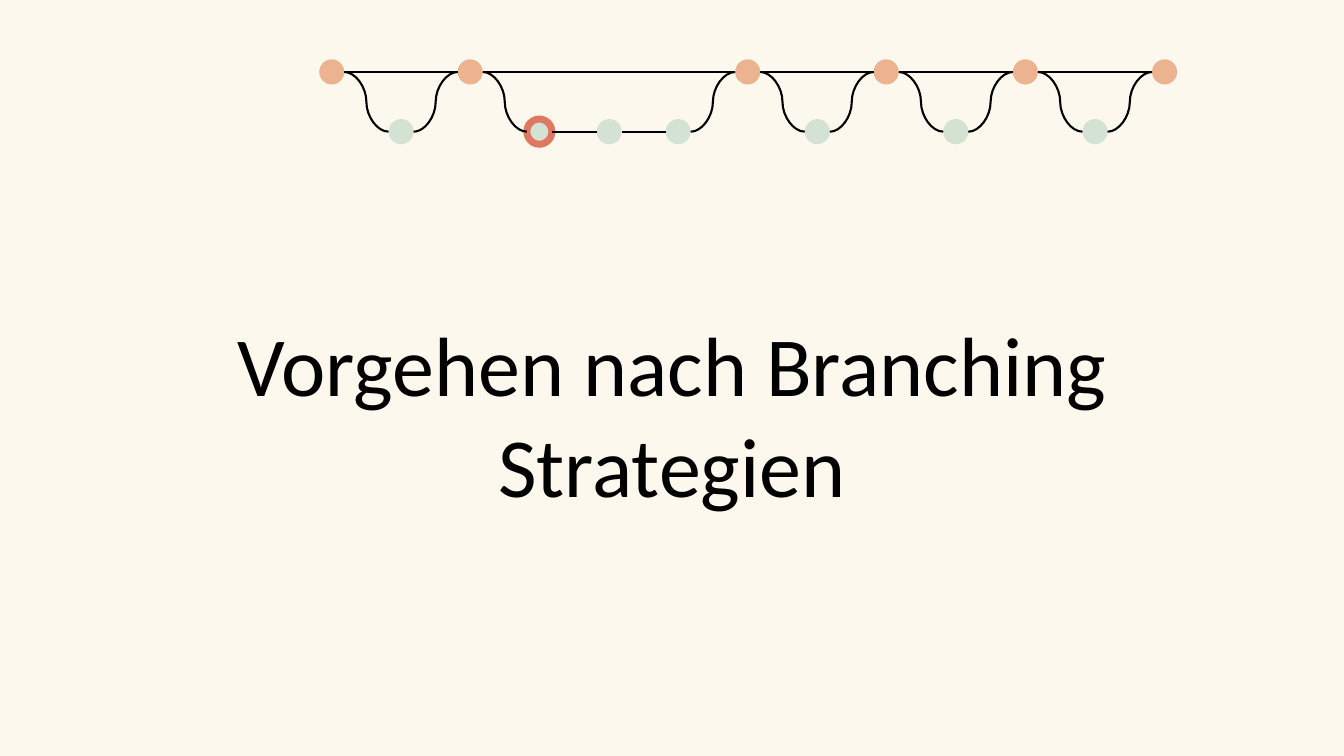
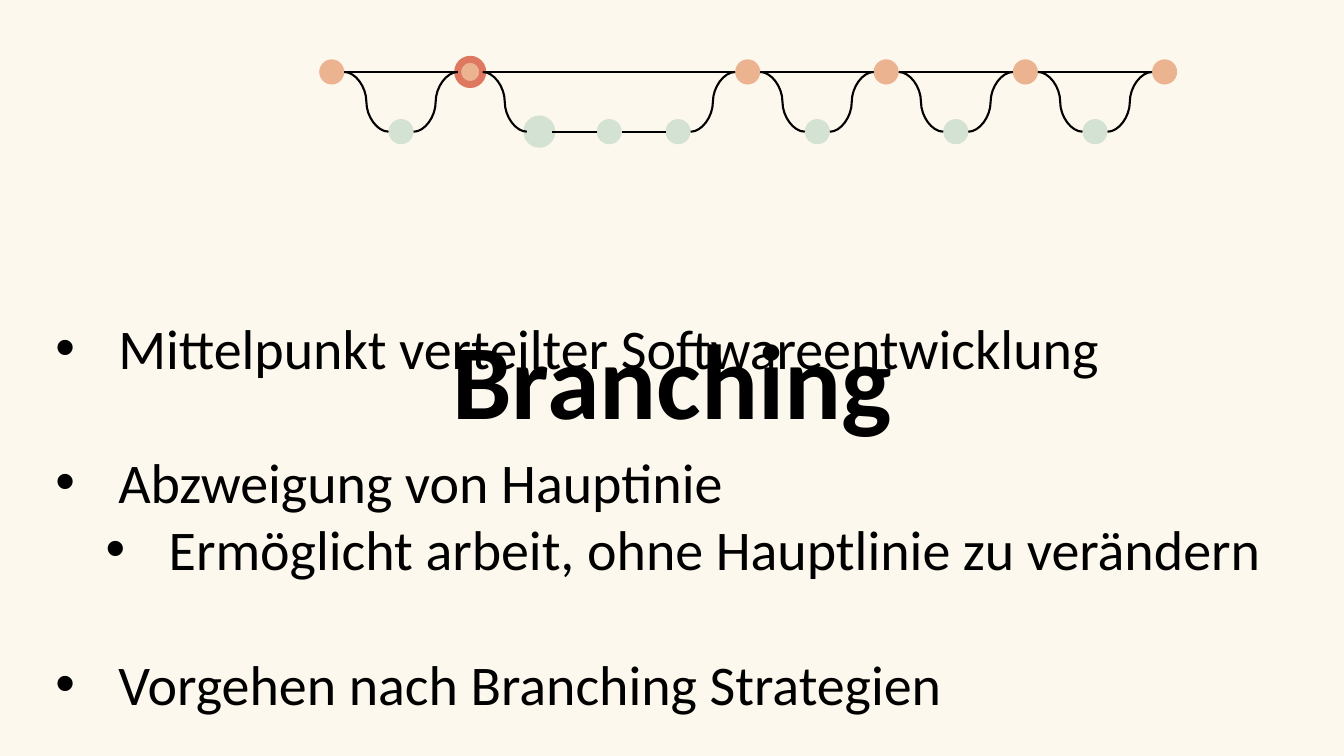
Before and after one commit to coloph0nius/SWEN, a slide deck: slide 5 of GITDesign.pptx (slide 9 before the commit). Drawn at 1344x756 pixels with LibreOffice and Linux fonts; fonts in the diff are those of the drawing; background and template pictures are left out. Boxes give left, top, right and bottom in pixels: in the first picture for what was removed or moved away, otherwise in the second. Text is boxed around its words. In the diff, an @@ line names an element or a change of style, - is before the commit and + after.

```diff
--- a/GITDesign.pptx
+++ b/GITDesign.pptx
@@ ellipse at (x1=458, y1=59, x2=483, y2=85): outline none to #DF7861 5 pt @@
@@ ellipse at (x1=527, y1=119, x2=553, y2=144): outline #DF7861 5 pt to #D4E2D4 5 pt @@
@@ text added at (x1=118, y1=330, x2=1260, y2=715), 40 pt, text #000000 @@
+• Mittelpunkt verteilter Softwareentwicklung
+• Abzweigung von Hauptinie
+  • Ermöglicht arbeit, ohne Hauptlinie zu verändern
+• Vorgehen nach Branching Strategien
@@ text at (x1=452, y1=331, x2=892, y2=437): text changed; size 60 to 76 pt; bold on @@
-Vorgehen nach Branching Strategien
+Branching
```
Also in this commit, not shown: 9 other slides changed, 14 slides removed.
